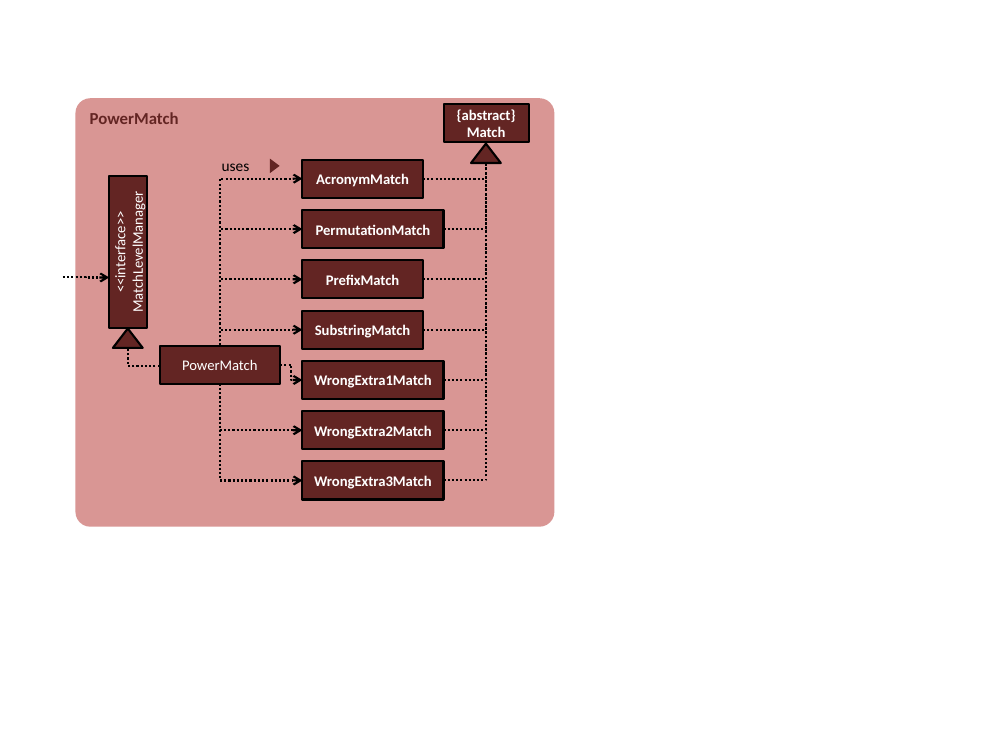
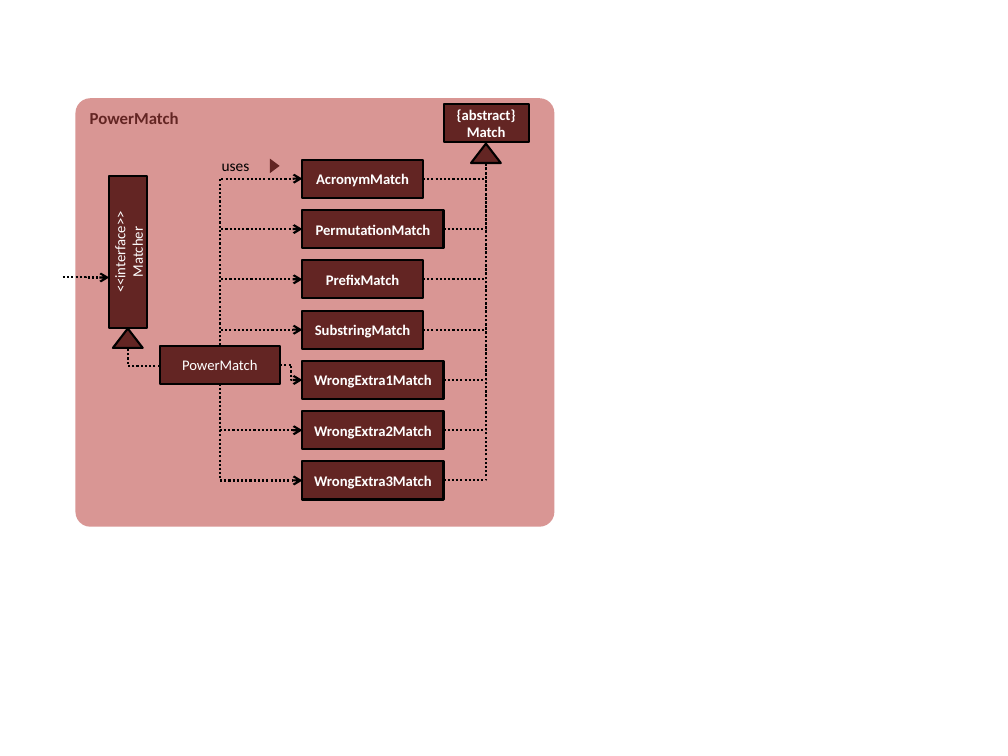
Before and after one commit to CS2103JUN2017-T2/addressbook-level4, a slide deck: slide 1 of docs/diagrams/PowerMatchClassDiagram.pptx. Drawn at 1008x756 pixels with LibreOffice and Linux fonts; fonts in the diff are those of the drawing. Boxes give left, top, right and bottom in pixels: in the first picture for what was removed or moved away, otherwise in the second. Text is boxed around its words. In the diff, an @@ line names an element or a change of style, - is before the commit and + after.

```diff
--- a/docs/diagrams/PowerMatchClassDiagram.pptx
+++ b/docs/diagrams/PowerMatchClassDiagram.pptx
@@ text in rectangle at (x1=129, y1=232, x2=147, y2=276): text changed @@
-MatchLevelManager
+Matcher
```
Also in this commit, not shown: 3 other files.
